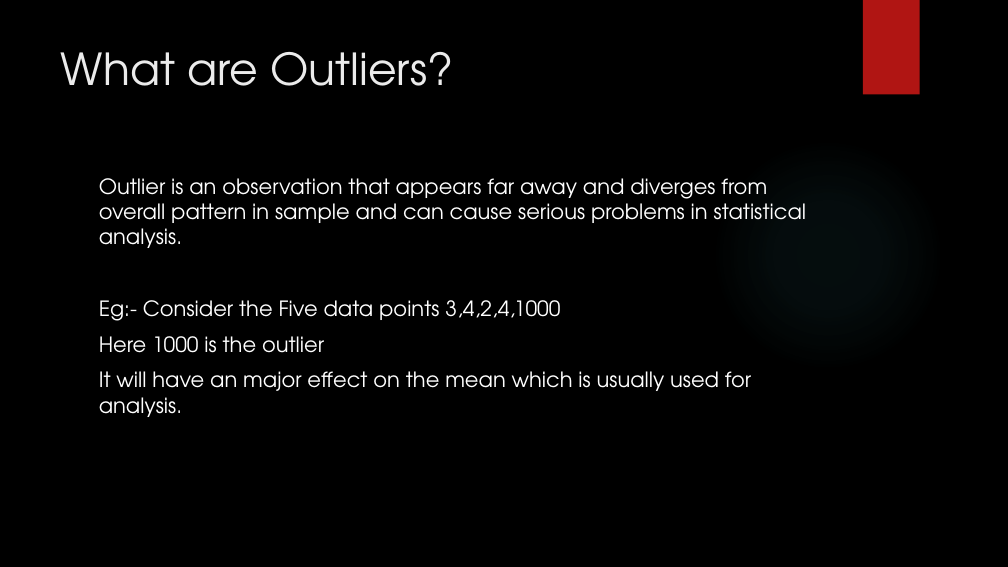
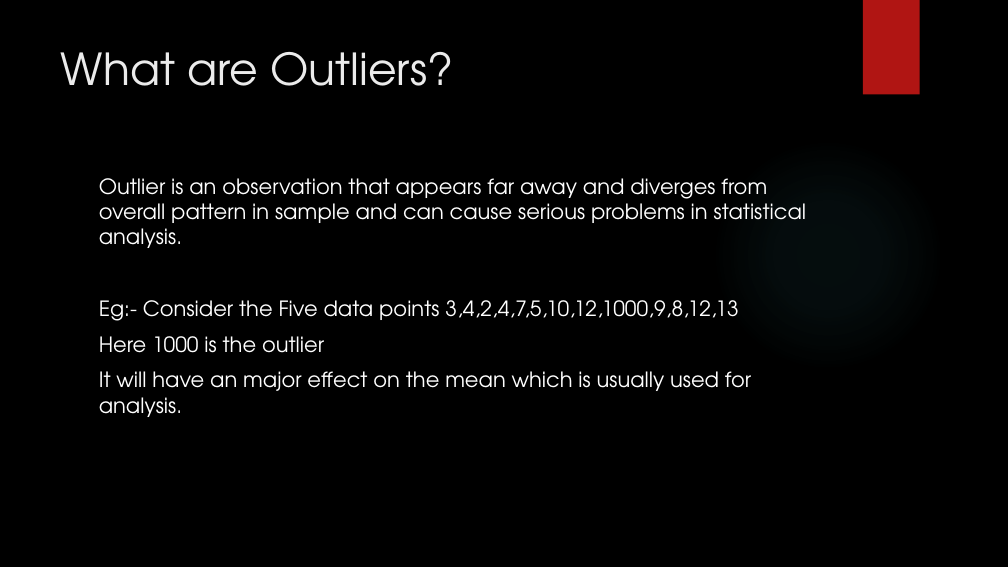
Before and after one commit to vikas-rathee/Web-Traffic-Analysis, a slide deck: slide 15 of Minor Project.pptx. Drawn at 1008x567 pixels with LibreOffice and Linux fonts; fonts in the diff are those of the drawing; background and template pictures are left out. Boxes give left, top, right and bottom in pixels: in the first picture for what was removed or moved away, otherwise in the second. Text is boxed around its words. In the diff, an @@ line names an element or a change of style, - is before the commit and + after.

```diff
--- a/Minor Project.pptx
+++ b/Minor Project.pptx
@@ text at (x1=99, y1=300, x2=738, y2=321): text changed @@
-Eg:- Consider the Five data points 3,4,2,4,1000
+Eg:- Consider the Five data points 3,4,2,4,7,5,10,12,1000,9,8,12,13
```
Also in this commit, not shown: 9 other slides changed.
